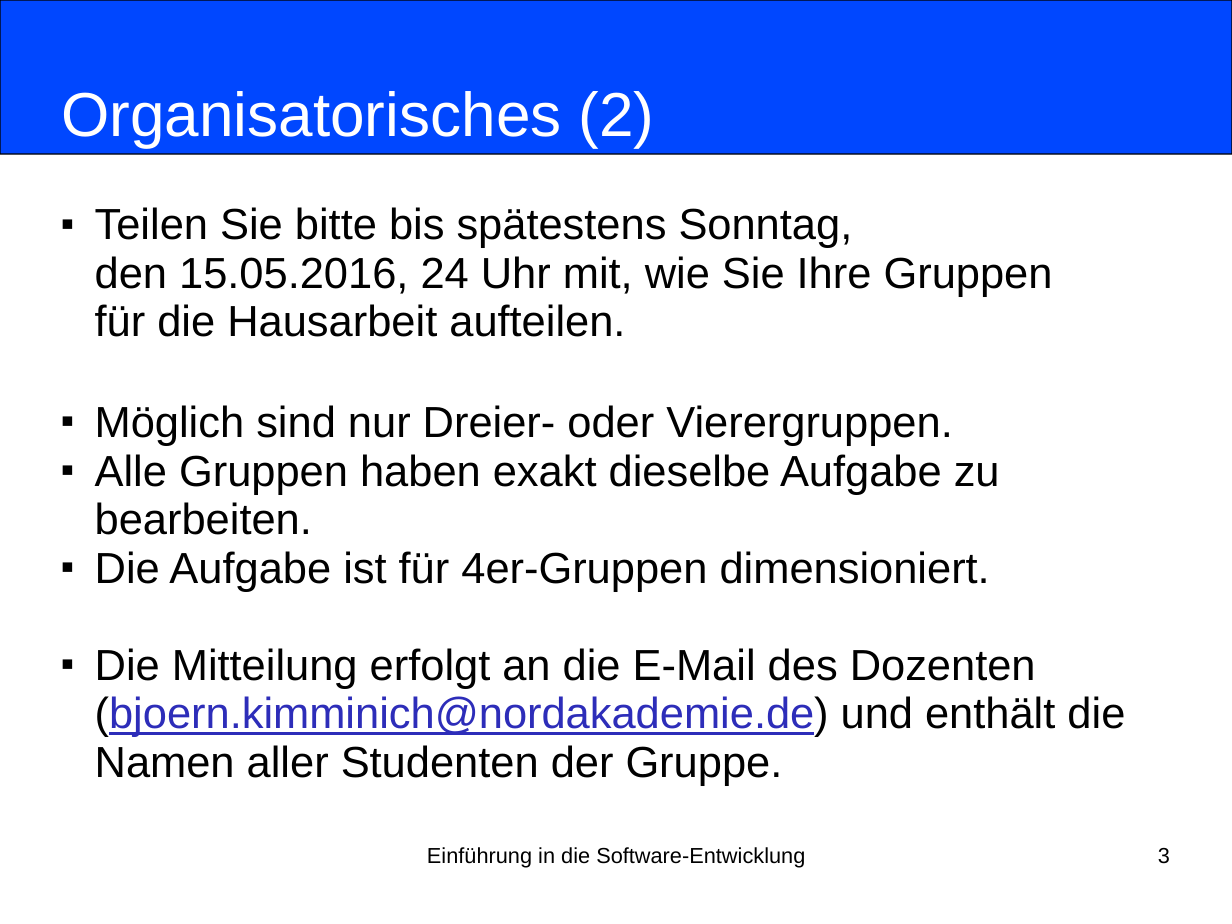
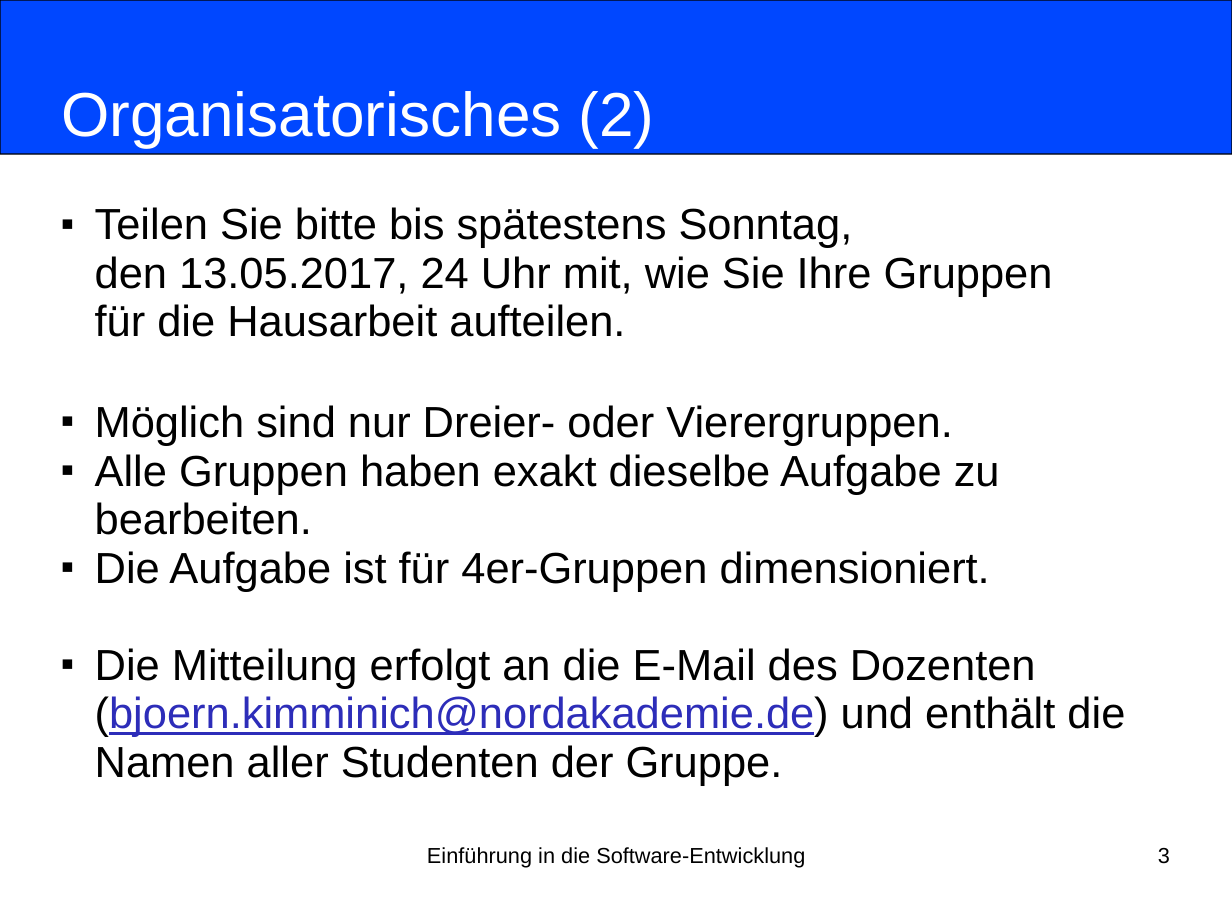
Before and after one commit to nordakademie-einfuehrung-java/vorlesungsskript, a slide deck: slide 3 of folien/Semester_04_Termin_01_Kapitel09.pptx. Drawn at 1232x924 pixels with LibreOffice and Linux fonts; fonts in the diff are those of the drawing. Boxes give left, top, right and bottom in pixels: in the first picture for what was removed or moved away, otherwise in the second. Text is boxed around its words. In the diff, an @@ line names an element or a change of style, - is before the commit and + after.

```diff
--- a/folien/Semester_04_Termin_01_Kapitel09.pptx
+++ b/folien/Semester_04_Termin_01_Kapitel09.pptx
@@ subtitle at (95,207,1053,337): text changed @@
-■ Teilen Sie bitte bis spätestens Sonntag,
-  den 15.05.2016, 24 Uhr mit, wie Sie Ihre Gruppen
-  für die Hausarbeit aufteilen.
+■ Teilen Sie bitte bis spätestens Sonntag,
+  den 13.05.2017, 24 Uhr mit, wie Sie Ihre Gruppen
+  für die Hausarbeit aufteilen.
```
Also in this commit, not shown: 1 other slide changed, 3 other files.
